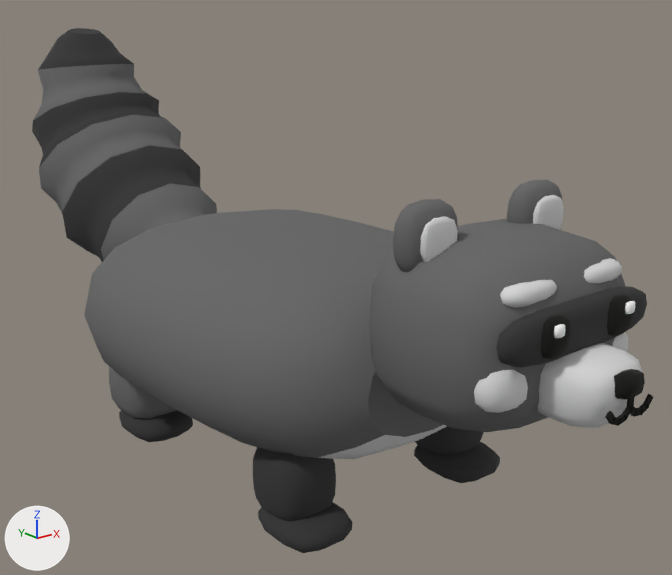
An edit to the glTF model model/pet_raccoon.glb, drawn before and after from the same camera.
One viewpoint serves both versions: a 50 mm camera at (-1.383, -1.921, 1.194) aimed at (0.14, -0.019, 0.432). Arrows for +X, +Y and +Z are at lower left; the lights stay in place. The picture after the commit comes second. Vertices at exactly the same position are counted once.

The scene before the commit, as lines of its bpy script (objects in view):
```python
me_raccoon = bpy.data.meshes.new('Raccoon')
me_raccoon.from_pydata(...)  # 2256 vertices, 4372 faces; spans x -0.47..0.47, y -1.06..1.34, z 0.0..1.09
me_raccoon.materials.append(mat_pet_fur_rac)  # dark grey #666666
me_raccoon.materials.append(mat_pet_light_rac)  # light grey #d8d8d8
me_raccoon.materials.append(mat_pet_black_rac)  # black #0d0d07
me_raccoon.materials.append(mat_pet_white_rac)  # white #ffffff
me_raccoon.materials.append(mat_pet_ear_inner_rac)  # light grey #d8d8d8
me_raccoon.materials.append(mat_pet_eye_rac)  # black #0d0d07
me_raccoon.materials.append(mat_pet_mask_rac)  # dark grey #333333
me_raccoon.materials.append(mat_pet_mouth_rac)  # black #0d0d07
me_raccoon.materials.append(mat_pet_paws_rac)  # dark grey #333333
me_raccoon.materials.append(mat_pet_tail_rac)  # dark grey #333333
me_raccoon.materials.append(mat_pet_muzzle_rac)  # light grey #d8d8d8
me_raccoon.materials.append(mat_pet_legs_rac)  # dark grey #333333
ob_raccoon = bpy.data.objects.new('Raccoon', me_raccoon)
ob_raccoon.location = (0.0, 0.0, 0.0)
```
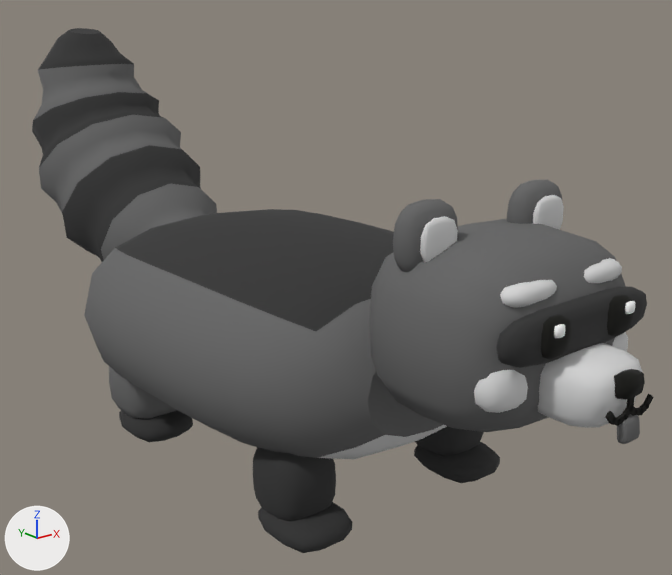
The newer file is also turned or shifted as a whole; pictures and numbers use the older file's frame.

Edits to the bpy script that builds the scene:
```text
Add mat_pet_tongue_rac:
    mat_pet_tongue_rac = principled_material('pet_tongue.rac')
    mat_pet_tongue_rac.base_color = (0.133, 0.133, 0.133)  # dark grey #666666
    mat_pet_tongue_rac.roughness = 1.0
Add mat_pet_tailbase_rac:
    mat_pet_tailbase_rac = principled_material('pet_tailbase.rac')
    mat_pet_tailbase_rac.base_color = (0.133, 0.133, 0.133)  # dark grey #666666
    mat_pet_tailbase_rac.roughness = 1.0
Add mat_pet_hindlegs_rac:
    mat_pet_hindlegs_rac = principled_material('pet_hindlegs.rac')
    mat_pet_hindlegs_rac.base_color = (0.133, 0.133, 0.133)  # dark grey #666666
    mat_pet_hindlegs_rac.roughness = 1.0
Add mat_pet_head_rac:
    mat_pet_head_rac = principled_material('pet_head.rac')
    mat_pet_head_rac.base_color = (0.133, 0.133, 0.133)  # dark grey #666666
    mat_pet_head_rac.roughness = 1.0
Add mat_pet_dark_rac:
    mat_pet_dark_rac = principled_material('pet_dark.rac')
    mat_pet_dark_rac.base_color = (0.033, 0.033, 0.033)  # dark grey #333333
    mat_pet_dark_rac.roughness = 1.0
Add mat_pet_ear_back_rac:
    mat_pet_ear_back_rac = principled_material('pet_ear_back.rac')
    mat_pet_ear_back_rac.base_color = (0.133, 0.133, 0.133)  # dark grey #666666
    mat_pet_ear_back_rac.roughness = 1.0
Change me_raccoon:
    used by ob_raccoon; location = (0.0, 0.0, 0.0)
    remove me_raccoon.from_pydata(...)  # 2256 vertices, 4372 faces; spans x -0.47..0.47, y -1.06..1.34, z 0.0..1.09
    add me_raccoon.from_pydata(...)  # 2312 vertices, 4480 faces; spans x -0.47..0.47, y -1.06..1.34, z 0.0..1.09
    me_raccoon part 1: a new loose piece of 56 vertices spanning x -0.03..0.03, y -1.06..-1.03, z 0.42..0.47, in mat_pet_tongue_rac (dark grey #666666)
    me_raccoon part 2: 64 faces spanning x -0.35..0.35, y -0.45..0.45, z 0.52..0.62 switch from mat_pet_fur_rac (dark grey #666666) to mat_pet_dark_rac (dark grey #333333)
    other edits to the shape of me_raccoon do not show in these pictures
    add me_raccoon.materials.append(mat_pet_head_rac)  # dark grey #666666
    add me_raccoon.materials.append(mat_pet_hindlegs_rac)  # dark grey #666666
    add me_raccoon.materials.append(mat_pet_tailbase_rac)  # dark grey #666666
    add me_raccoon.materials.append(mat_pet_ear_back_rac)  # dark grey #666666
    add me_raccoon.materials.append(mat_pet_tongue_rac)  # dark grey #666666
```

Changed parts and their boxes (x1, y1, x2, y2) in the pictures (672 x 575 px):
part 1 of me_raccoon, added
    after: (617, 414, 640, 444)
part 2 of me_raccoon, recoloured (darker)
    both: (115, 209, 394, 331)
